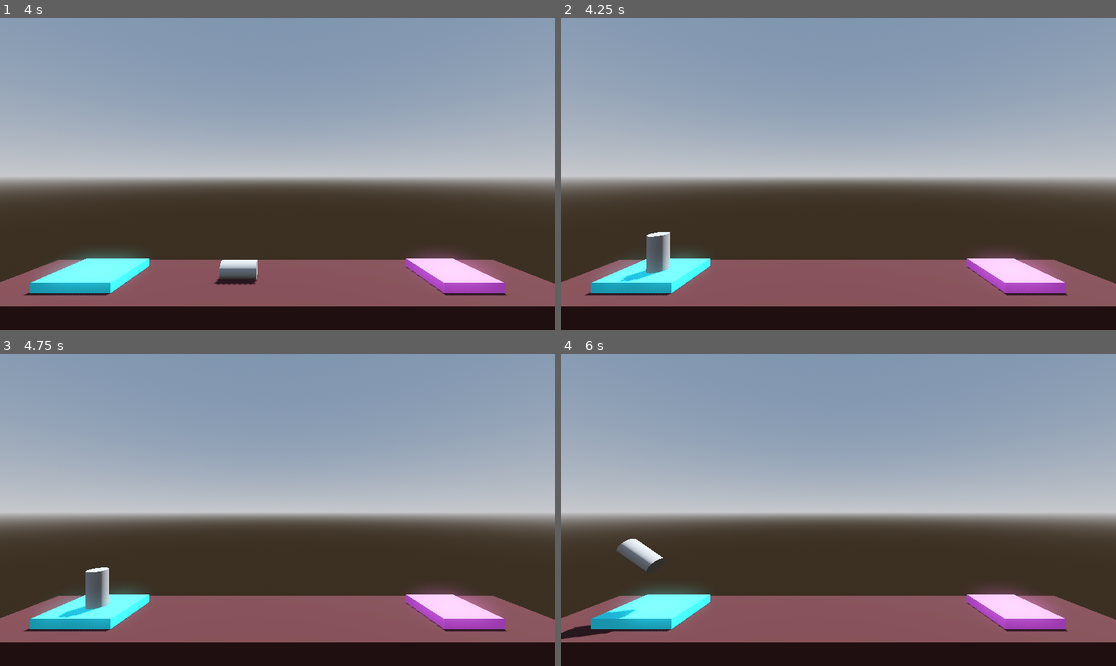
Above: before the commit, frames 1-4 (two rows, left to right).
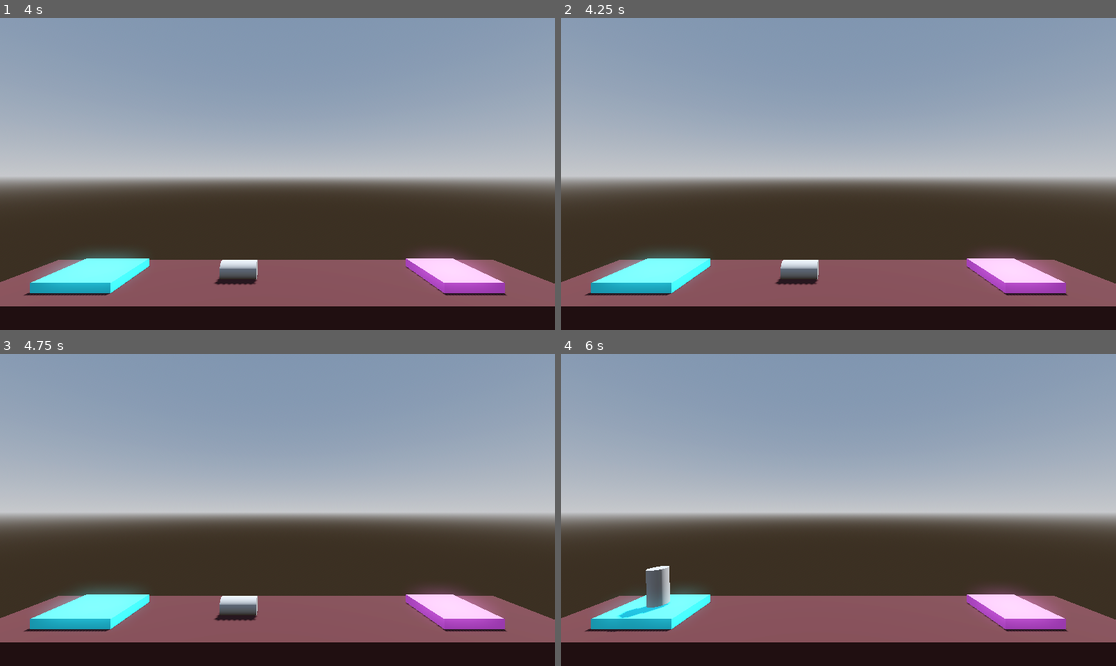
Above: after the commit, the same moments.

Repository: GRspot/ProjectBoost
Game: Godot game, scene res://level.tscn
Two runs of this game, one before a commit and one after it. Both use one fixed random seed, a clock stepped at 60 frames per second and the inputs below.
Inputs:
- Up to frame 1 (4 s): tap Enter at 0.5 s; hold Right (Rotate_right) 0.53-1.28 s; hold Space (Boost) 0.53-1.28 s; hold A (Rotate_left) 1.28-2.03 s; tap Space (Boost) at 1.35, 2.85, 3.5 s; hold Space (Boost) 2.03-2.78 s; hold Right (Rotate_right) 2.03-3.53 s; hold A (Rotate_left) from 3.53 s (still down); hold Space (Boost) from 3.53 s (still down)
- Up to frame 2 (4.25 s): keep holding A (Rotate_left); keep holding Space (Boost)
- Up to frame 3 (4.75 s): keep holding A (Rotate_left); release Space (Boost) at 4.28 s; tap Space (Boost) at 4.35 s
- Up to frame 4 (6 s): tap Enter at 5 s; hold Space (Boost) 5.03-5.78 s; release A (Rotate_left) at 5.78 s; hold Right (Rotate_right) from 5.78 s (still down); tap Space (Boost) at 5.85 s

Frame 1 is identical in both runs. In frame 2, 1.2% of the frame differs, in the area x 10-47%, y 68-86%; in frame 3, 1.2%; in frame 4, 1.4%, in the area x 0-20%, y 59-92%.

Commit message:
audio is added

Diff:
--- a/Player.gd
+++ b/Player.gd
@@ -7,6 +7,10 @@
 @export var torque_trust: float = 100.0
 
 var is_transitioning: bool = false
+
+@onready var explosion_audio: AudioStreamPlayer = $ExplosionAudio
+@onready var sucess_audio: AudioStreamPlayer = $SucessAudio
+
 
 # Called every frame. 'delta' is the elapsed time since the previous frame.
 func _process(delta: float) -> void:
@@ -29,16 +33,18 @@
 
 func crash_sequences() -> void:
 	print("BOOM!")
+	explosion_audio.play()
 	set_process(false)
 	is_transitioning = true
 	var tween = create_tween()
-	tween.tween_interval(1.0)
+	tween.tween_interval(2.5)
 	tween.tween_callback(get_tree().reload_current_scene)
 
 func complete_levet(next_level_file: String) ->void:
 	print("You win!")
+	sucess_audio.play()
 	set_process(false)
 	is_transitioning = true
 	var tween = create_tween()
-	tween.tween_interval(1.0)
+	tween.tween_interval(1.5)
 	tween.tween_callback(get_tree().change_scene_to_file.bind(next_level_file))
--- a/player.tscn
+++ b/player.tscn
@@ -1,6 +1,8 @@
-[gd_scene load_steps=4 format=3 uid="uid://cf4rnh76i4xod"]
+[gd_scene load_steps=6 format=3 uid="uid://cf4rnh76i4xod"]
 
 [ext_resource type="Script" path="res://Player.gd" id="1_5am13"]
+[ext_resource type="AudioStream" uid="uid://cs1spyey7rir8" path="res://SFX - Death Explosion.ogg" id="2_afq4c"]
+[ext_resource type="AudioStream" uid="uid://dty7pvcgf1g5h" path="res://SFX - Success.ogg" id="3_fbbfi"]
 
 [sub_resource type="CylinderMesh" id="CylinderMesh_kuw4o"]
 
@@ -24,4 +26,10 @@
 [node name="CollisionShape3D" type="CollisionShape3D" parent="."]
 shape = SubResource("CylinderShape3D_tr87c")
 
+[node name="ExplosionAudio" type="AudioStreamPlayer" parent="."]
+stream = ExtResource("2_afq4c")
+
+[node name="SucessAudio" type="AudioStreamPlayer" parent="."]
+stream = ExtResource("3_fbbfi")
+
 [connection signal="body_entered" from="." to="." method="_on_body_entered"]
Not shown, added: SFX - Death Explosion.ogg.import
Not shown, added: SFX - Success.ogg.import
Not shown, added: SFX - Death Explosion.ogg
Not shown, added: SFX - Success.ogg
Not shown, added: SFX - Success.ogg.import-aifTod
